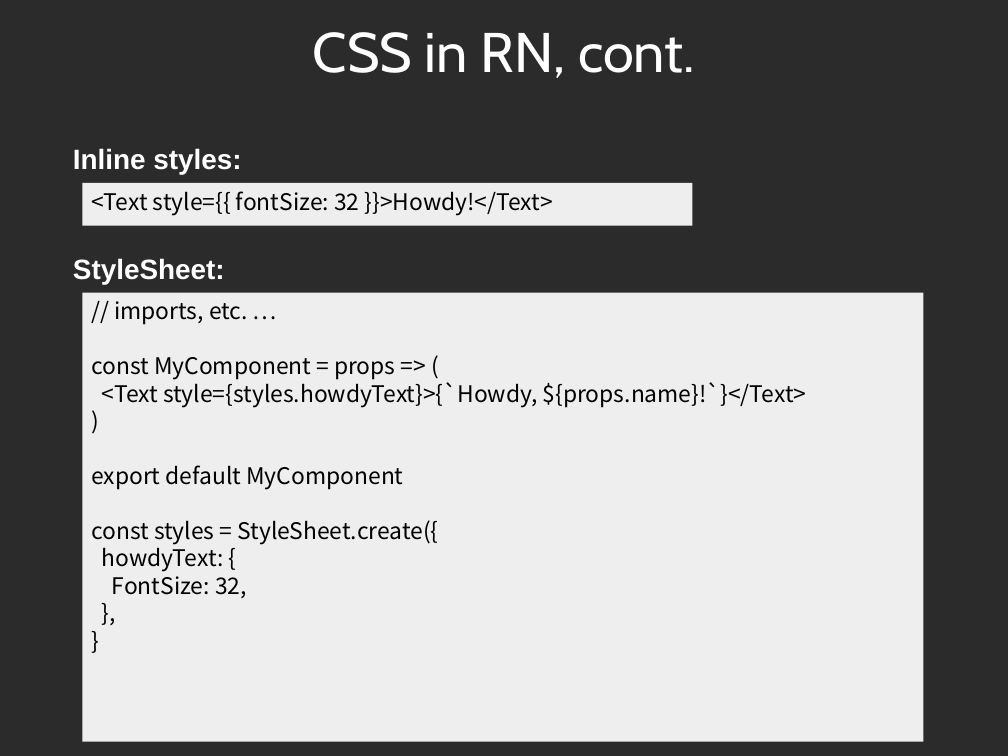
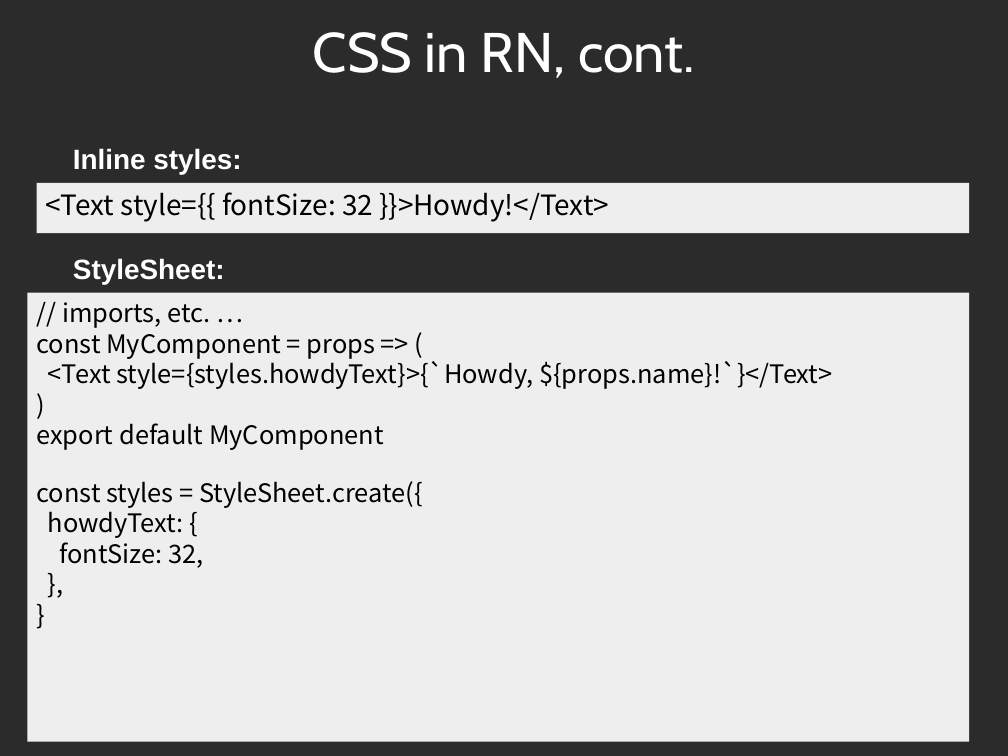
Before and after one commit to kevinsmithwebdev-zz/tvc, a slide deck: slide 7 of react-native/rn.odp. Drawn at 1008x756 pixels with LibreOffice and Linux fonts; fonts in the diff are those of the drawing; background and template pictures are left out; a plain dark background stands for a picture behind light text. Boxes give left, top, right and bottom in pixels: in the first picture for what was removed or moved away, otherwise in the second. Text is boxed around its words. In the diff, an @@ line names an element or a change of style, - is before the commit and + after.

```diff
--- a/react-native/rn.odp
+++ b/react-native/rn.odp
@@ rectangle "<Text style={{ fontSize: 32 }}>Howdy!</Text>": place and size @@
-rectangle "<Text style={{ fontSize: 32 }}>Howdy!</Text>" at box(82, 183, 692, 226)
+rectangle "<Text style={{ fontSize: 32 }}>Howdy!</Text>" at box(37, 183, 970, 233)
@@ rectangle "<Text style={{ fontSize: 32 }}>Howdy!</Text>" at box(37, 183, 970, 233): size 18 to 22 pt @@
@@ rectangle "// imports, etc. …": place and size @@
-rectangle "// imports, etc. …" at box(82, 293, 924, 742)
+rectangle "// imports, etc. …" at box(27, 293, 970, 742)
@@ text in rectangle at box(36, 302, 833, 538): size 18 to 20 pt @@
@@ text in rectangle at box(59, 537, 203, 568): text changed; size 18 to 20 pt @@
-FontSize: 32,
+fontSize: 32,
```
Also in this commit, not shown: 6 other slides changed, 7 other files.
